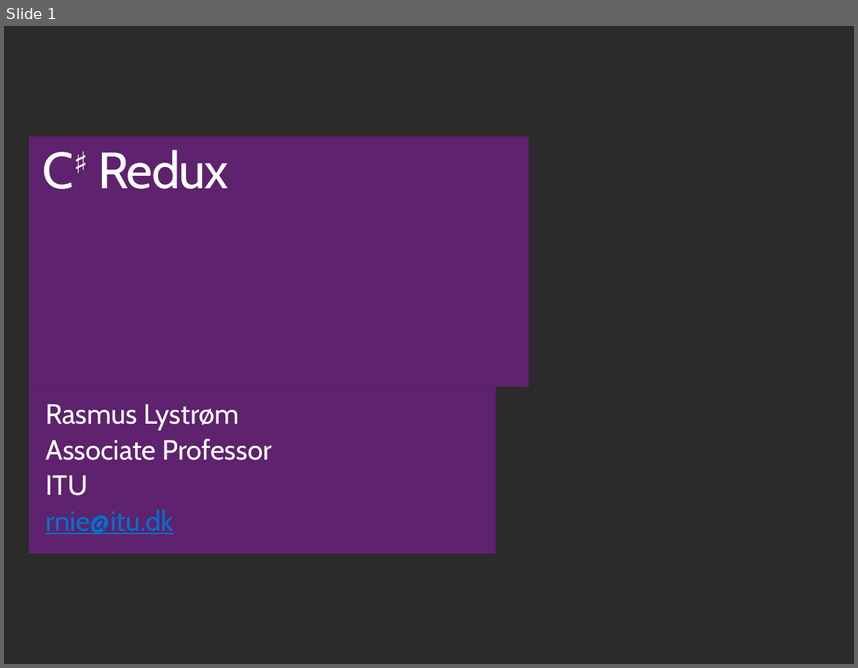
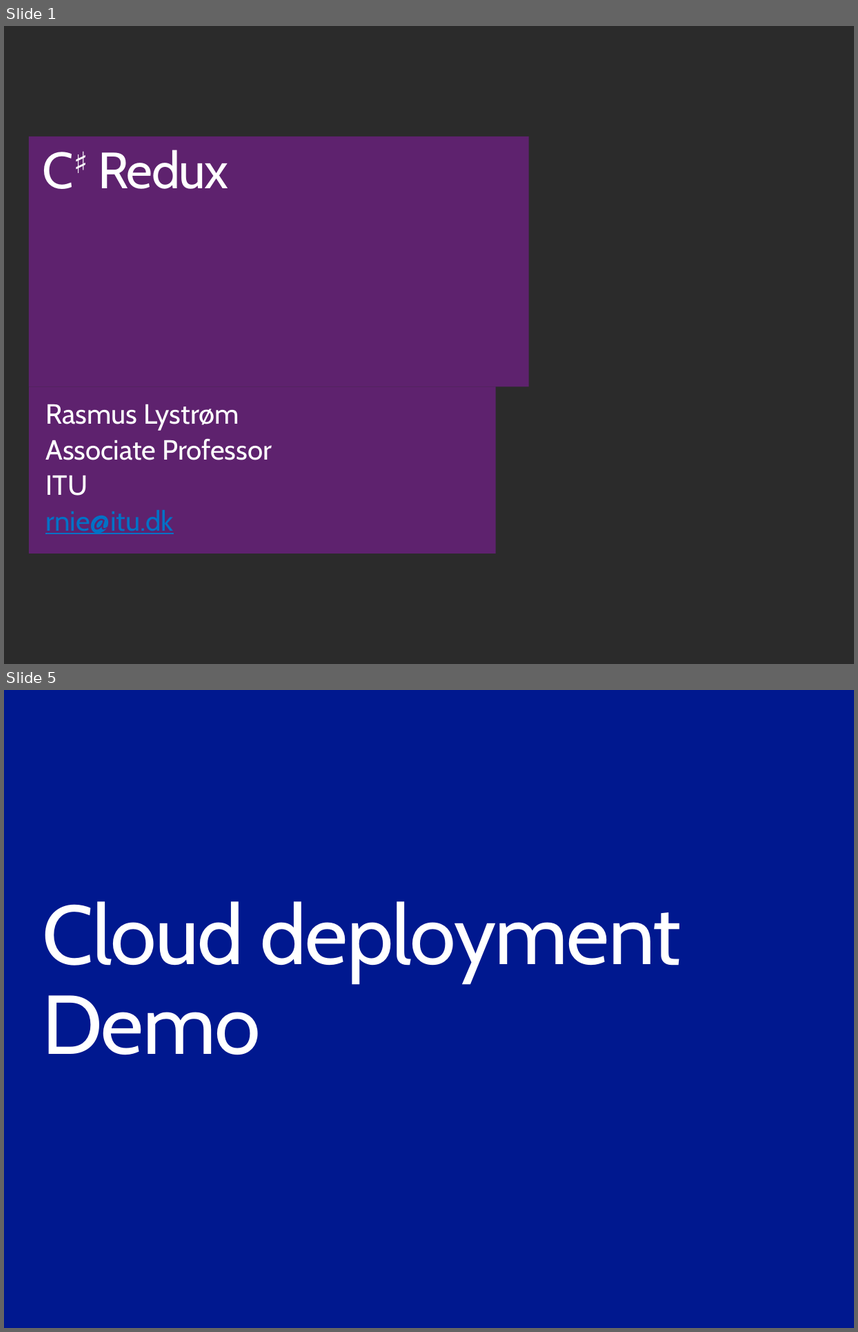
Before and after one commit to ondfisk/BDSA2018, a slide deck: Slides/Lecture11 - CSharp Redux.pptx. Shown one above the other, each under a label of ours: slide 1 before the commit, slides 1 and 5 after it; the slides between them are not shown. The pictures are 858x668 and 858x1332 pixels, drawn with LibreOffice and Linux fonts; fonts in the diff are those of the drawing; background and template pictures are left out; a plain dark background stands for a picture behind light text. Boxes give left, top, right and bottom in pixels: in the first picture for what was removed or moved away, otherwise in the second. Text is boxed around its words. In the diff, an @@ line names an element or a change of style, - is before the commit and + after.

```diff
--- a/Slides/Lecture11 - CSharp Redux.pptx
+++ b/Slides/Lecture11 - CSharp Redux.pptx
@@ slide 5 added at box(4, 690, 854, 1328), background #00188F @@
@@ title added at box(43, 901, 682, 1055), 72 pt, text #FFFFFF @@
+Cloud deployment
+Demo
```
Also in this commit, not shown: 9 other slides added, 1 slide removed, 52 other files.
